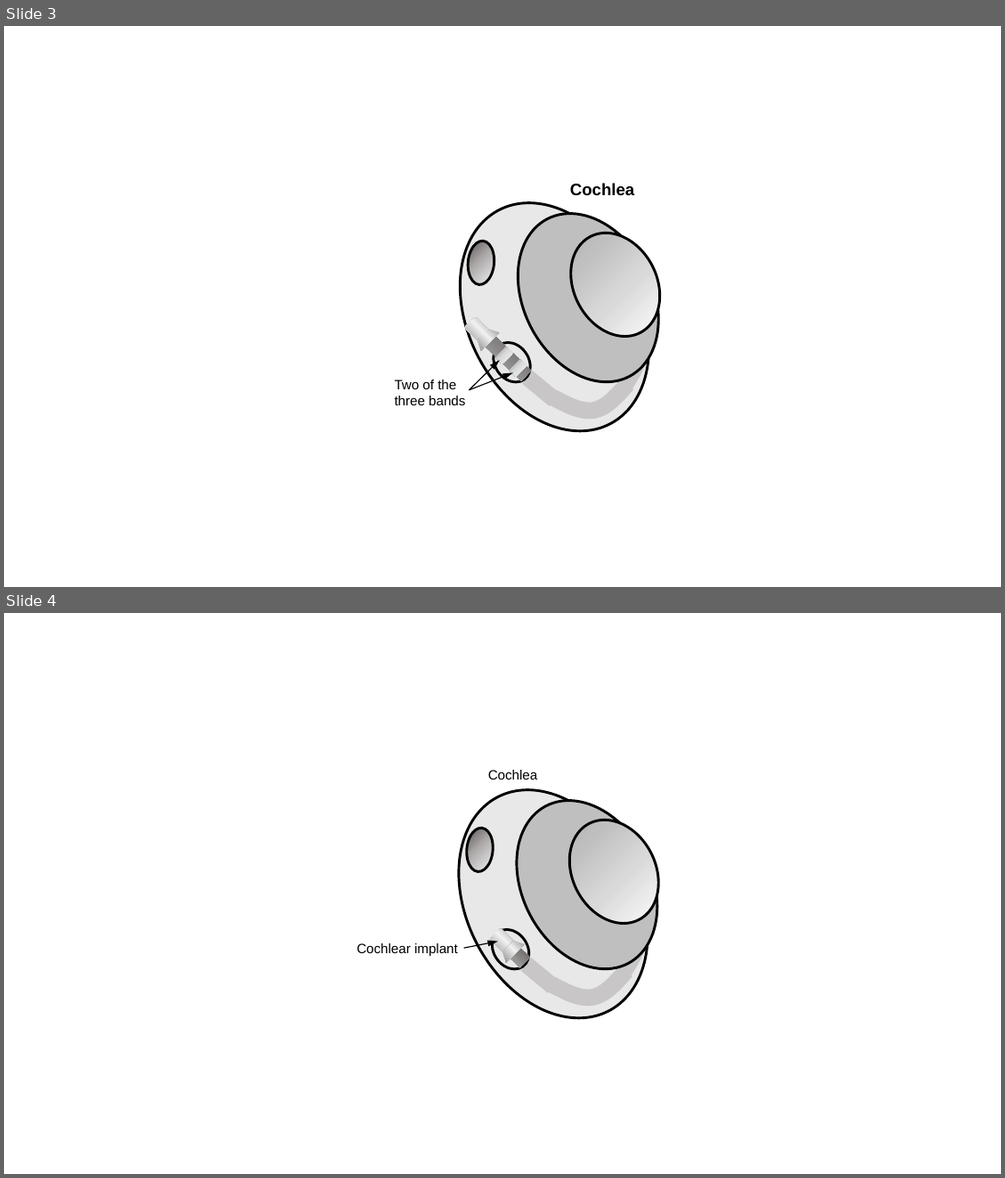
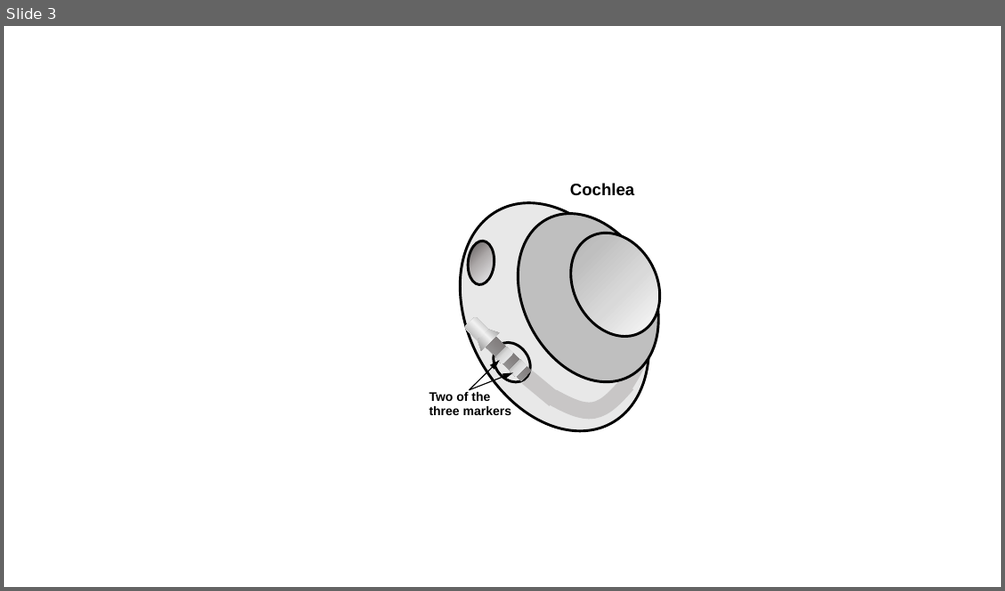
Before and after one commit to young-oct/Cochlear_Implant, a slide deck: Figures/illustration/20210905_Sketches_XY-20210905-01.pptx. Shown one above the other, each under a label of ours: slides 3 and 4 before the commit, slide 3 after it. The pictures are 1005x1178 and 1005x591 pixels, drawn with LibreOffice and Linux fonts; fonts in the diff are those of the drawing. Boxes give left, top, right and bottom in pixels: in the first picture for what was removed or moved away, otherwise in the second. Text is boxed around its words. In the diff, an @@ line names an element or a change of style, - is before the commit and + after.

```diff
--- a/Figures/illustration/20210905_Sketches_XY-20210905-01.pptx
+++ b/Figures/illustration/20210905_Sketches_XY-20210905-01.pptx
@@ slide 4 removed at bbox=[4, 613, 1001, 1174], background #FFFFFF @@
@@ group removed at bbox=[356, 757, 685, 1050]: 5 ellipses, 2 freeform shapes, 2 texts, 1 line, 1 rectangle, 1 rounded rectangle, 1 flow chart manual operation, 1 arrow @@
-Cochlear implant
-Cochlea
@@ slide 3 changed as well @@
@@ text at bbox=[429, 392, 511, 415]: text changed; size 13 to 12 pt; bold on @@
-Two of the three bands
+Two of the
+three markers
```
Also in this commit, not shown: 2 other slides changed, 1 slide added, 9 other files.
